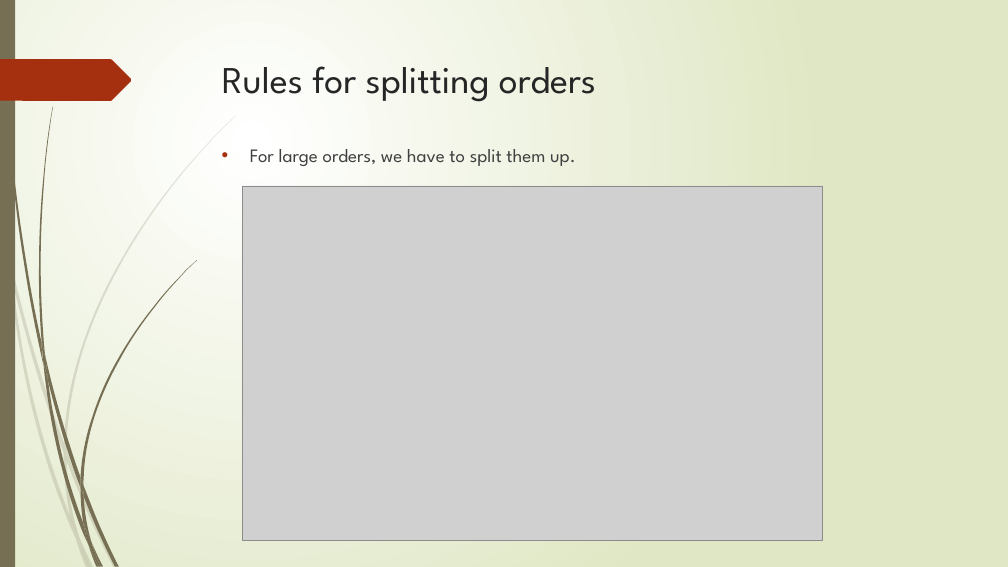
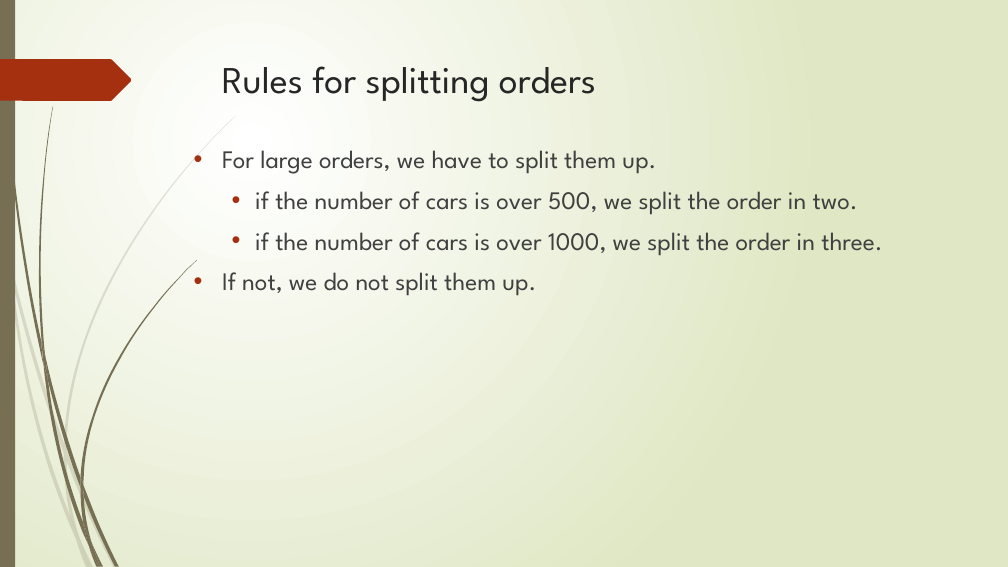
Before and after one commit to r-kurosu/kline_new, a slide deck: slide 18 of 中間報告.pptx (slide 19 before the commit). Drawn at 1008x567 pixels with LibreOffice and Linux fonts; fonts in the diff are those of the drawing; grey boxes stand for pictures. Boxes give left, top, right and bottom in pixels: in the first picture for what was removed or moved away, otherwise in the second. Text is boxed around its words. In the diff, an @@ line names an element or a change of style, - is before the commit and + after.

```diff
--- a/中間報告.pptx
+++ b/中間報告.pptx
@@ text "For large orders, we have ...": place and size @@
-text "For large orders, we have ..." at [250, 149, 575, 166]
+text "For large orders, we have ..." at [222, 150, 882, 296]
@@ text at [222, 150, 656, 174]: size 18 to 24 pt in "For large orders, we have to split ..." @@
@@ text at [222, 191, 882, 296]: paragraphs added @@
+  • if the number of cars is over 500, we split the order in two.
+  • if the number of cars is over 1000, we split the order in three.
+• If not, we do not split them up.
@@ picture removed at [243, 186, 823, 541] @@
```
Also in this commit, not shown: 11 other slides changed, 1 slide removed.
